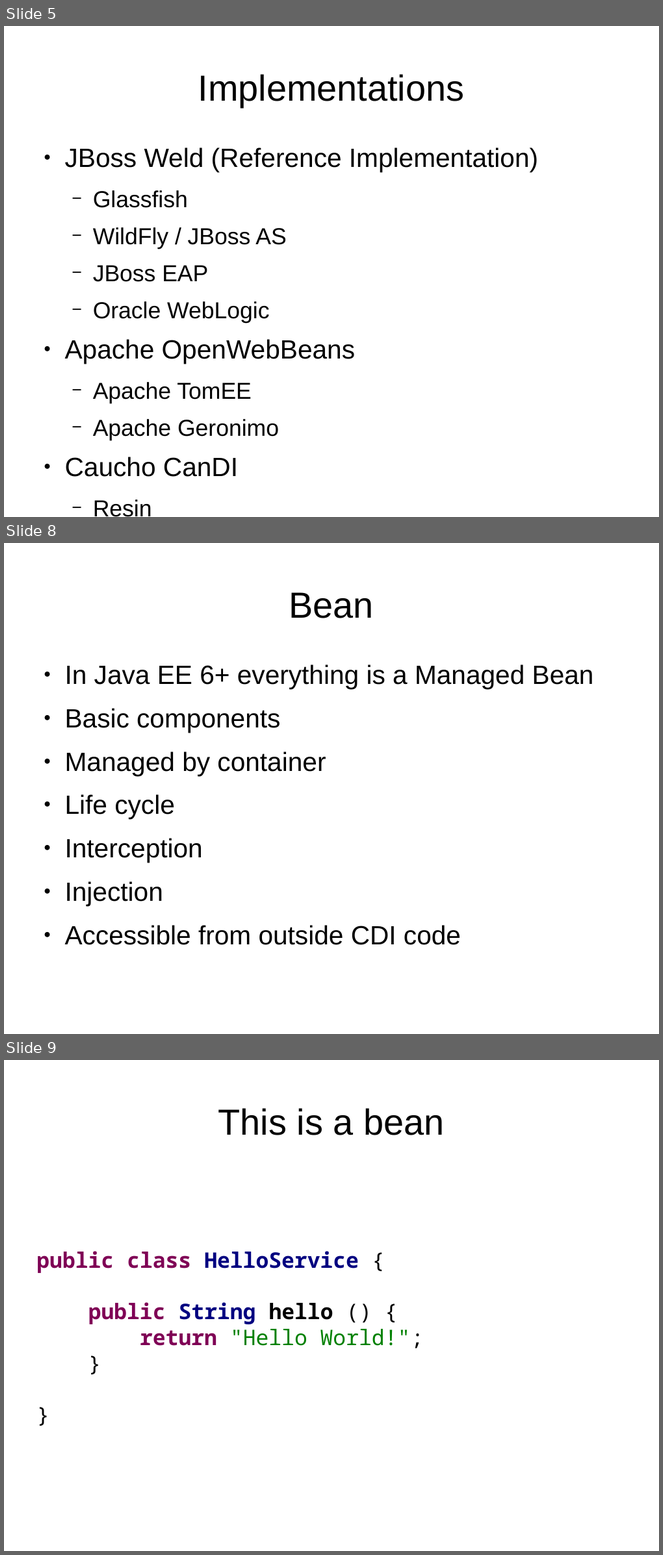
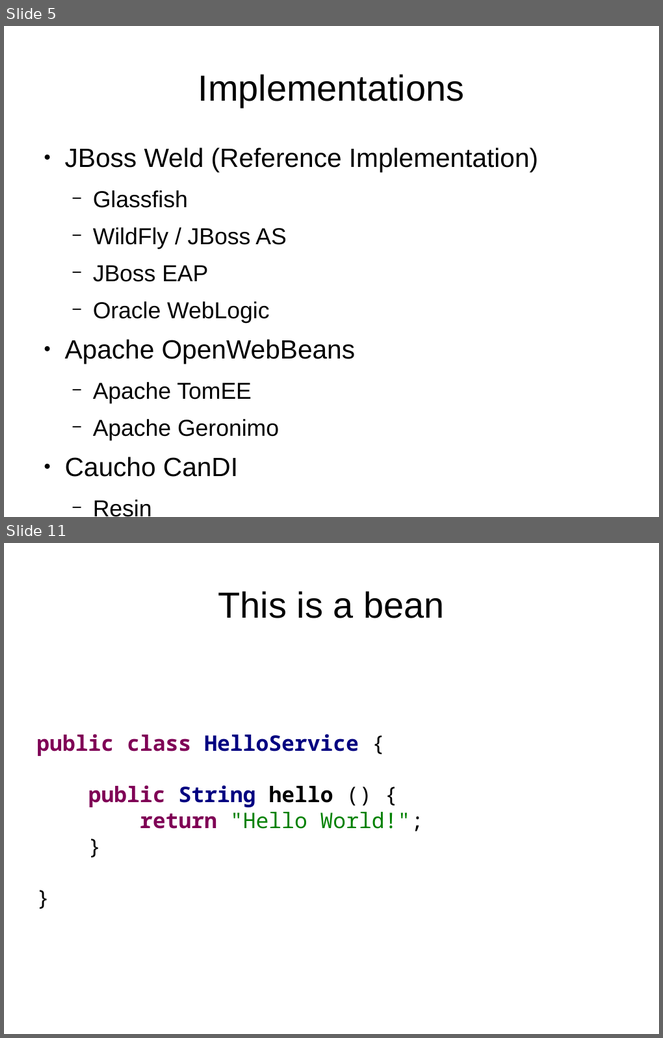
Before and after one commit to FrigoCoder/CDI, a slide deck: CDI.odp. Shown one above the other, each under a label of ours: slides 5, 8 and 9 before the commit, slides 5 and 11 after it; the slides between them are not shown. The pictures are 663x1555 and 663x1038 pixels, drawn with LibreOffice and Linux fonts; fonts in the diff are those of the drawing. Boxes give left, top, right and bottom in pixels: in the first picture for what was removed or moved away, otherwise in the second. Text is boxed around its words. In the diff, an @@ line names an element or a change of style, - is before the commit and + after.

```diff
--- a/CDI.odp
+++ b/CDI.odp
@@ slide 8 removed at (x1=4, y1=543, x2=659, y2=1034), background #FFFFFF @@
@@ title removed at (x1=289, y1=592, x2=374, y2=618) @@
-Bean
@@ text removed at (x1=65, y1=665, x2=594, y2=945) @@
-● In Java EE 6+ everything is a Managed Bean
-● Basic components
-● Managed by container
-● Life cycle
-● Interception
-● Injection
-● Accessible from outside CDI code
@@ what was slide 9 is now slide 11 @@
```
Also in this commit, not shown: 2 slides changed, 7 slides added, 1 other slide removed, 5 other files.
